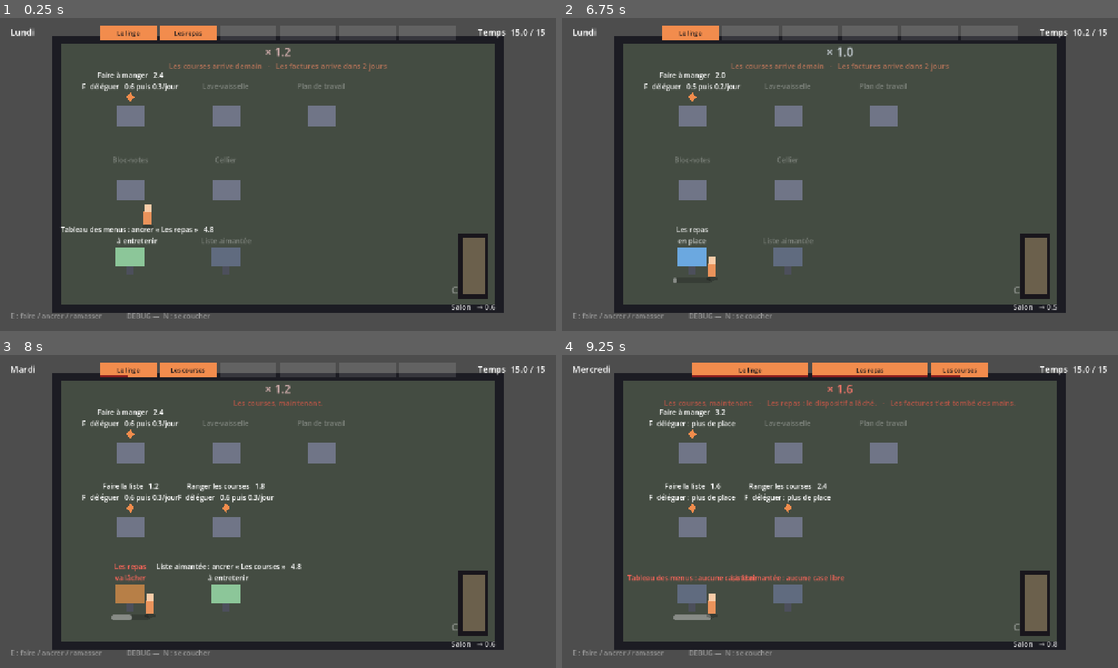
Above: before the commit, frames 1-4 (two rows, left to right).
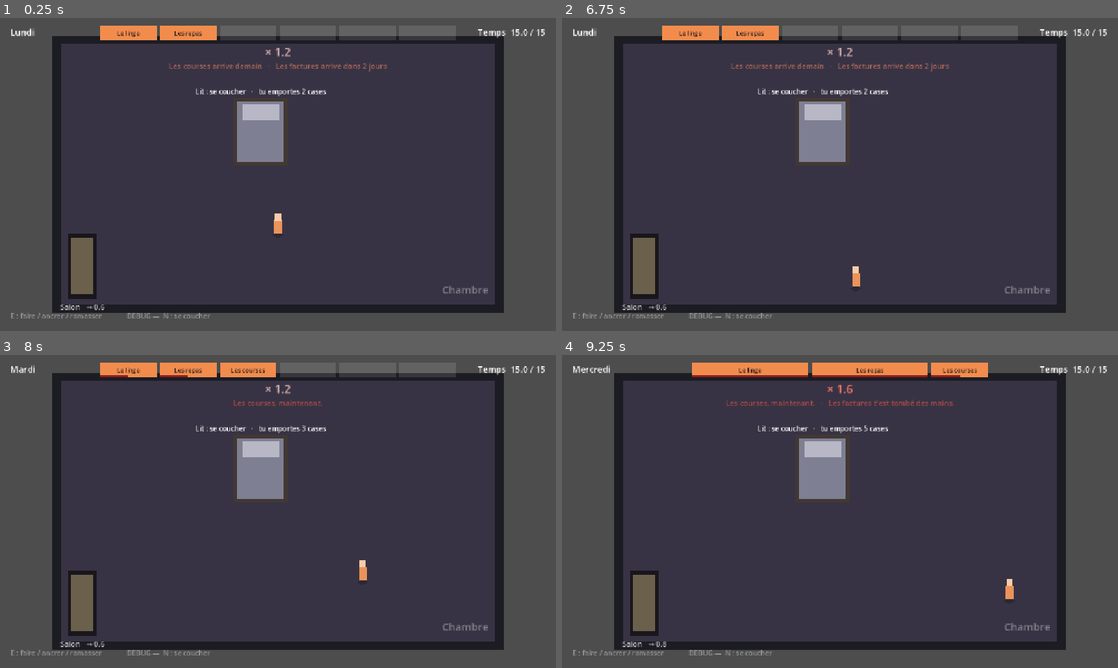
Above: after the commit, the same moments.

Repository: maxoupqg/burn-out-implosion
Game: Godot game, scene res://scenes/main.tscn
Two runs of this game, one before a commit and one after it. Both use one fixed random seed, a clock stepped at 60 frames per second and the inputs below.
Inputs:
- Up to frame 1 (0.25 s): no input
- Up to frame 2 (6.75 s): tap Enter at 0.5 s; hold D (move_right) 0.53-1.28 s; hold Shift (elan) 0.53-1.28 s; tap E (interagir) at 0.8, 1.35, 3.8, 6.6 s; hold S (move_down) 1.28-2.03 s; tap N at 1.55, 2.1, 4.55 s; hold D (move_right) 2.03-2.78 s; tap R at 2.3, 2.85, 6.05 s; hold W (move_up) 2.78-3.53 s; tap Shift (elan) at 3.05, 4.35 s; hold F (deleguer) 3.53-4.28 s; hold A (move_left) 3.53-5 s; click "Encore une semaine" at 5 s; tap Space at 5.75 s; hold S (move_down) 5.78-6.53 s; hold J (frapper) 5.78-6.53 s; hold D (move_right) from 6.53 s (still down)
- Up to frame 3 (8 s): tap Shift (elan) at 6.8 s; release D (move_right) at 7.28 s; hold W (move_up) from 7.28 s (still down); hold E (interagir) from 7.28 s (still down); tap N at 7.35 s
- Up to frame 4 (9.25 s): release W (move_up) at 8.03 s; release E (interagir) at 8.03 s; hold D (move_right) 8.03-8.78 s; tap R at 8.1, 9.05 s; tap N at 8.3 s; hold S (move_down) from 8.78 s (still down); hold Shift (elan) from 8.78 s (still down)

The runs differ from the first frame. In frame 1, 64% of the frame differs, in the area x 10-89%, y 8-94%; in frame 2, 64%; in frame 3, 65%, in the area x 10-89%, y 2-94%; in frame 4, 64%.

Commit message:
On se couche dans sa chambre, et la nuit se joue
Le §16 branché : coucher() se scinde en passer_la_soiree(), la nuit, puis
se_lever(delta). L'ordre est tout l'enjeu — le rêve lit les fils après que
les tensions ont monté, que les dispositifs ont lâché et que les échéances
sont tombées, sinon un prélèvement qui vient de céder se présenterait
comme un mur la nuit même. Le barème du §7 survit sous le nom de
delta_de_nuit_calculee() : c'est désormais le résumé d'une nuit qu'on n'a
pas jouée, et ce que rend la touche N tant que le rêve est mortel.

La nuit est un calque, pas un changement de scène : recharger vers
reve.tscn puis revenir repartirait de la première pièce et perdrait où
l'on dort. Le logement est sorti de l'arbre plutôt que caché — les deux
décors sont centrés sur l'origine, donc un mur caché resterait dans
l'espace physique et le rêveur irait buter dedans sans rien voir. Le HUD,
lui, reste et se contente d'être désactivé : son minuteur de flashs se
fige au lieu de courir, sinon « les factures te sont tombées des mains »
s'annoncerait pendant le rêve et aurait expiré au réveil.

La chambre pend au salon au lieu d'allonger le logement en ligne : la
semaine validée au deuxième playtest ne connaissait pas ce coût, et on ne
la perturbe pas maintenant. Provisoire. Le lit est disponible à toute
heure, sans confirmation, et son étiquette annonce ce qu'on emporte —
jamais ce qu'on va y gagner, puisque le §16 a retiré au coucher son
résultat prévisible. Rien ne tombe par terre dans la chambre : c'est la
seule pièce traversée chaque matin et chaque soir, un fil au sol y serait
impossible à oublier, soit le contraire du §6.

L'arène vide ne se joue pas. Elle n'est pas une nuit facile, c'est
soixante-quinze secondes de marche, et _terminer n'y serait même jamais
atteint. Mais on ne récompense pas l'arène vide, on récompense la tête
vide : une relance ne produit aucun monstre, donc celui qui a tout délégué
se couche l'arène déserte et la tête pleine. Zéro case rend une tête à 7,
quel que soit le point de départ — la nuit vide est la remontée, pas son
premier échelon, sinon le plancher à 4 serait une prison. Elle retombe à 6
dès la nuit suivante s'il y a quelqu'un à affronter : un prêt sur une nuit
vide, pas un palier gagné.

Engine.time_scale revient à 1 en fin de nuit. Le proto autonome le cachait,
son rechargement remettant tout à zéro ; en calque, mourir pendant un
hitstop rendait le logement à ×0,04.

Connu et non corrigé : l'ancré gagne toujours la nuit d'un seul appui.

Co-Authored-By: Claude Opus 4.6 <noreply@anthropic.com>

Diff:
--- /dev/null
+++ b/scenes/lit.tscn
@@ -0,0 +1,41 @@
+[gd_scene load_steps=3 format=3]
+
+[ext_resource type="Script" path="res://scripts/lit.gd" id="1_lit"]
+
+[sub_resource type="CircleShape2D" id="CircleShape2D_portee"]
+radius = 46.0
+
+[node name="Lit" type="Area2D"]
+script = ExtResource("1_lit")
+
+[node name="Cadre" type="Polygon2D" parent="."]
+color = Color(0.26, 0.22, 0.2, 1)
+polygon = PackedVector2Array(-62, -96, 62, -96, 62, 60, -62, 60)
+
+[node name="Matelas" type="Polygon2D" parent="."]
+color = Color(0.5, 0.5, 0.58, 1)
+polygon = PackedVector2Array(-54, -88, 54, -88, 54, 52, -54, 52)
+
+[node name="Oreiller" type="Polygon2D" parent="."]
+color = Color(0.72, 0.72, 0.78, 1)
+polygon = PackedVector2Array(-42, -80, 42, -80, 42, -46, -42, -46)
+
+[node name="CollisionShape2D" type="CollisionShape2D" parent="."]
+position = Vector2(0, -18)
+shape = SubResource("CircleShape2D_portee")
+
+[node name="Etiquette" type="Label" parent="."]
+offset_left = -180.0
+offset_top = -152.0
+offset_right = 180.0
+offset_bottom = -100.0
+theme_override_font_sizes/font_size = 16
+horizontal_alignment = 1
+vertical_alignment = 2
+
+[node name="Barre" type="ProgressBar" parent="."]
+offset_left = -44.0
+offset_top = 68.0
+offset_right = 44.0
+offset_bottom = 80.0
+show_percentage = false
--- /dev/null
+++ b/scenes/pieces/chambre.tscn
@@ -0,0 +1,67 @@
+[gd_scene load_steps=5 format=3]
+
+[ext_resource type="Script" path="res://scripts/piece.gd" id="1_piece"]
+[ext_resource type="PackedScene" path="res://scenes/porte.tscn" id="2_porte"]
+[ext_resource type="PackedScene" path="res://scenes/lit.tscn" id="3_lit"]
+
+[sub_resource type="RectangleShape2D" id="RectangleShape2D_h"]
+size = Vector2(1040, 20)
+
+[node name="Chambre" type="Node2D"]
+y_sort_enabled = true
+script = ExtResource("1_piece")
+piece_id = "chambre"
+nom_piece = "Chambre"
+depart = Vector2(0, 140)
+
+[node name="Murs" type="Polygon2D" parent="."]
+z_index = -11
+color = Color(0.11, 0.11, 0.14, 1)
+polygon = PackedVector2Array(-520, -320, 520, -320, 520, 320, -520, 320)
+
+[node name="Sol" type="Polygon2D" parent="."]
+z_index = -10
+color = Color(0.22, 0.2, 0.27, 1)
+polygon = PackedVector2Array(-500, -300, 500, -300, 500, 300, -500, 300)
+
+[node name="Nom" type="Label" parent="."]
+z_index = -9
+offset_left = 184.0
+offset_top = 248.0
+offset_right = 484.0
+offset_bottom = 284.0
+theme_override_colors/font_color = Color(1, 1, 1, 0.35)
+theme_override_font_sizes/font_size = 24
+text = "Chambre"
+horizontal_alignment = 2
+
+[node name="Bounds" type="StaticBody2D" parent="."]
+
+[node name="Haut" type="CollisionShape2D" parent="Bounds"]
+position = Vector2(0, -310)
+shape = SubResource("RectangleShape2D_h")
+
+[node name="Bas" type="CollisionShape2D" parent="Bounds"]
+position = Vector2(0, 310)
+shape = SubResource("RectangleShape2D_h")
+
+[node name="Gauche" type="CollisionShape2D" parent="Bounds"]
+position = Vector2(-510, 0)
+rotation = 1.5707963
+shape = SubResource("RectangleShape2D_h")
+
+[node name="Droite" type="CollisionShape2D" parent="Bounds"]
+position = Vector2(510, 0)
+rotation = 1.5707963
+shape = SubResource("RectangleShape2D_h")
+
+[node name="Lit" parent="." instance=ExtResource("3_lit")]
+position = Vector2(-40, -80)
+
+[node name="Portes" type="Node2D" parent="."]
+
+[node name="VersSalon" parent="Portes" instance=ExtResource("2_porte")]
+position = Vector2(-450, 210)
+vers = "salon"
+nom_destination = "Salon"
+decalage_arrivee = Vector2(150, 0)
--- a/scenes/pieces/salon.tscn
+++ b/scenes/pieces/salon.tscn
@@ -104,3 +104,9 @@
 vers = "salle_de_bain"
 nom_destination = "Salle de bain"
 decalage_arrivee = Vector2(-150, 0)
+
+[node name="VersChambre" parent="Portes" instance=ExtResource("4_porte")]
+position = Vector2(330, -250)
+vers = "chambre"
+nom_destination = "Chambre"
+decalage_arrivee = Vector2(0, 140)
--- a/scenes/reve.tscn
+++ b/scenes/reve.tscn
@@ -11,6 +11,7 @@
 
 [node name="Reve" type="Node2D" unique_id=1503135457]
 script = ExtResource("1_reve")
+contenu_de_test = false
 
 [node name="Monde" type="Node2D" parent="." unique_id=1614143329]
 y_sort_enabled = true
--- a/scripts/contenu.gd
+++ b/scripts/contenu.gd
@@ -13,8 +13,12 @@
 const DOSSIER_FILS := "res://donnees/fils"
 const DOSSIER_TACHES := "res://donnees/taches"
 
-## Les pièces du logement, dans l'ordre du plan : Cuisine ↔ Salon ↔ Salle de
-## bain. Aller de la cuisine à la salle de bain se paie donc deux fois (§9).
+## Où un fil lâché peut tomber. Le plan complet est Cuisine ↔ Salon ↔ Salle de
+## bain, plus la Chambre qui pend au salon — mais la chambre n'est pas là.
+##
+## Elle est la seule pièce qu'on traverse forcément, matin et soir : un fil
+## tombé dedans serait revu tous les jours, donc jamais oublié. Ce serait
+## l'exact contraire du §6, dont tout l'intérêt est de ne pas savoir où.
 const PIECES := ["cuisine", "salon", "salle_de_bain"]
 
 
--- /dev/null
+++ b/scripts/lit.gd
@@ -0,0 +1,57 @@
+class_name Lit
+extends Interactif
+
+## Aller se coucher (§7). Le seul meuble qui ne coûte rien et qui décide de
+## tout : c'est lui qui met fin à la journée, et depuis le §16 c'est lui qui
+## ouvre la nuit.
+##
+## **Disponible à toute heure, et c'est le point.** Le §7 veut que l'heure du
+## coucher soit une décision — « ma dernière unité de temps : une tâche de plus,
+## ou fermer un fil pour dormir correctement ? ». Se coucher à midi doit donc
+## rester possible, avec tout ce que ça abandonne. Le lit ne refuse jamais.
+##
+## Il ne fait pas le travail lui-même : il le demande. La nuit se monte au
+## niveau de la scène de jeu, qui seule peut endormir le monde.
+
+const COULEUR_DRAP := Color(0.5, 0.5, 0.58)
+const COULEUR_DRAP_FINIE := Color(0.3, 0.3, 0.34)
+
+## On va se coucher. C'est `main.gd` qui décide de ce qui se passe ensuite —
+## une nuit jouée, ou le barème du §7.
+signal coucher_demande
+
+@onready var _matelas: Polygon2D = $Matelas
+
+
+func disponible() -> bool:
+	return not Partie.finie
+
+
+func _executer() -> float:
+	coucher_demande.emit()
+	# Gratuit : la journée est finie, il n'y a plus rien avec quoi la payer.
+	return 0.0
+
+
+func rafraichir() -> void:
+	if Partie.finie:
+		_matelas.color = COULEUR_DRAP_FINIE
+		_etiquette.text = ""
+		return
+
+	_matelas.color = COULEUR_DRAP
+	_etiquette.modulate = Color(1, 1, 1)
+
+	# On annonce ce qu'on emporte, jamais ce qu'on va y gagner.
+	#
+	# Le §7 mettait sa ligne *après* la nuit : « nuit agitée — 5 cases demain ».
+	# Depuis le §16 la nuit se joue, donc ce résultat n'est plus promis à
+	# personne, et l'annoncer serait mentir. La déplacer *avant* la décision est
+	# de toute façon plus fort : ça transforme un bilan en choix.
+	var cases := Partie.cases_occupees()
+	if cases == 0:
+		_etiquette.text = "Lit : se coucher   ·   la tête est vide"
+	else:
+		_etiquette.text = "Lit : se coucher   ·   tu emportes %d case%s" % [
+			cases, "s" if cases > 1 else "",
+		]
--- a/scripts/main.gd
+++ b/scripts/main.gd
@@ -9,22 +9,30 @@
 ## il ne dit pas où. Pour le récupérer, il faut se souvenir, marcher, et payer.
 
 const SCENE_FIL_AU_SOL := preload("res://scenes/fil_au_sol.tscn")
+const SCENE_REVE := preload("res://scenes/reve.tscn")
 
 const PIECES := {
 	"cuisine": preload("res://scenes/pieces/cuisine.tscn"),
 	"salon": preload("res://scenes/pieces/salon.tscn"),
 	"salle_de_bain": preload("res://scenes/pieces/salle_de_bain.tscn"),
+	"chambre": preload("res://scenes/pieces/chambre.tscn"),
 }
 
-const PIECE_DEPART := "cuisine"
+## On se réveille où l'on s'est couché. La chambre est donc le premier et le
+## dernier écran de chaque journée, et elle pend au salon : sortir du lit coûte
+## un couloir, y retourner aussi. C'est le prix de la journée, tous les jours.
+const PIECE_DEPART := "chambre"
 
 var _piece: Piece = null
 ## Une porte peut être touchée plusieurs fois dans la même frame (deux corps,
 ## deux zones). On ne paie qu'un seul couloir.
 var _en_transition: bool = false
-
+var _nuit: Reve = null
+
+@onready var _camera: Camera2D = $Camera
 @onready var _monde: Node2D = $Monde
 @onready var _joueur: CharacterBody2D = $Monde/Player
+@onready var _hud: CanvasLayer = $HUD
 
 
 func _ready() -> void:
@@ -53,6 +61,10 @@
 		porte.monitoring = false
 		porte.franchie.connect(_sur_porte_franchie)
 
+	var couchage := _piece.lit()
+	if couchage != null:
+		couchage.coucher_demande.connect(_sur_coucher_demande)
+
 	_monde.add_child(_piece)
 
 	_joueur.global_position = _piece.point_arrivee(depuis)
@@ -85,6 +97,72 @@
 	var depuis := _piece.piece_id if _piece != null else ""
 	Partie.changer_de_piece()
 	_entrer(vers, depuis)
+
+
+# --- La nuit ----------------------------------------------------------------
+
+func _sur_coucher_demande() -> void:
+	if _nuit != null or Partie.finie:
+		return
+	# On est dans la propagation d'entrée d'un nœud du monde qu'on s'apprête à
+	# endormir. On ne touche pas à l'arbre maintenant.
+	_passer_la_nuit.call_deferred()
+
+
+## La nuit est un calque, pas un changement de scène (§16). Recharger vers
+## `reve.tscn` puis revenir repartirait de la première pièce et perdrait où l'on
+## dort — or on se réveille dans son lit, pas dans la cuisine.
+##
+## Le monde est mis en sommeil plutôt que simplement caché : il continuerait
+## sinon à marcher dans le noir, à franchir des portes et à payer les couloirs —
+## et surtout ses murs resteraient dans l'espace physique, où le rêveur irait
+## buter dedans sans rien voir. Les deux décors se superposent à l'origine.
+func _passer_la_nuit() -> void:
+	# La soirée d'abord, et c'est tout l'enjeu de l'ordre : le rêve lit l'état
+	# des fils *après* que les tensions ont monté, que les dispositifs ont lâché
+	# et que les échéances sont tombées. Un prélèvement qui vient de céder ne
+	# doit pas se présenter comme un mur la nuit même.
+	Partie.passer_la_soiree()
+
+	_endormir(true)
+
+	_nuit = SCENE_REVE.instantiate()
+	_nuit.nuit_finie.connect(_sur_nuit_finie)
+	add_child(_nuit)
+
+
+func _sur_nuit_finie(delta: int, paisible: bool) -> void:
+	_reveiller.call_deferred(delta, paisible)
+
+
+func _reveiller(delta: int, paisible: bool) -> void:
+	remove_child(_nuit)
+	_nuit.queue_free()
+	_nuit = null
+
+	# Le monde revient d'abord, la journée ensuite : `se_lever` fait tomber des
+	# fils, et il faut que le logement soit là pour les recevoir.
+	_endormir(false)
+	_camera.make_current()
+	Partie.se_lever(delta, paisible)
+
+
+## Endormir le logement, c'est le sortir de l'arbre — pas le cacher. Un corps
+## caché collisionne toujours ; hors de l'arbre, il quitte l'espace physique,
+## ne processe plus et ne reçoit plus rien. On garde la référence, donc l'état :
+## on se réveille exactement où l'on s'est couché.
+##
+## Le HUD, lui, reste et se contente d'être désactivé. C'est voulu : son minuteur
+## de flashs se fige au lieu de courir, sinon « les factures te sont tombées des
+## mains » s'annoncerait pendant le rêve et aurait expiré au réveil.
+func _endormir(dort: bool) -> void:
+	if dort:
+		remove_child(_monde)
+	else:
+		add_child(_monde)
+
+	_hud.process_mode = Node.PROCESS_MODE_DISABLED if dort else Node.PROCESS_MODE_INHERIT
+	_hud.visible = not dort
 
 
 # --- Fils au sol ------------------------------------------------------------
@@ -136,12 +214,15 @@
 
 # --- DEBUG — à retirer ------------------------------------------------------
 
+## N : passer la nuit sans la jouer, où qu'on soit. Tant que le rêve n'est pas
+## jouable (deux runs, deux morts), brancher sec rendrait le jour intestable :
+## chaque journée finirait par une nuit ratée. On retombe sur le barème du §7.
 func _unhandled_key_input(event: InputEvent) -> void:
 	var touche := event as InputEventKey
 	if touche == null or not touche.pressed or touche.echo:
 		return
 
-	if touche.keycode == KEY_N:
+	if touche.keycode == KEY_N and _nuit == null:
 		Partie.coucher()
 		_poser_les_fils_de_la_piece()
 		print("Jour %d — %d cases pour %d slots." % [
--- a/scripts/partie.gd
+++ b/scripts/partie.gd
@@ -541,14 +541,15 @@
 
 # --- Fin de journée ----------------------------------------------------------
 
-## Fin de journée (§7). La nuit n'est pas une scène, c'est ce calcul :
-## le nombre de fils portés au coucher fixe la taille de la tête du lendemain.
-##
-## L'ordre compte, les effets se propagent : ce qu'on laisse traîner enfle,
-## puis les dispositifs usés lâchent, puis les échéances tombent sur ce qui
-## reste à découvert, puis la nuit se règle sur ce qu'on emporte au lit — et
-## seulement après, demain arrive.
-func coucher() -> void:
+## La soirée (§7, étapes 1 à 4). Tout ce qui se règle sur la journée écoulée :
+## ce qu'on laisse traîner enfle, puis les dispositifs usés lâchent, puis les
+## échéances tombent sur ce qui reste à découvert, puis ce qui dort au sol
+## pourrit. L'ordre compte, les effets se propagent.
+##
+## C'est l'état obtenu ici que le rêve va lire (§16). Ce découpage n'est donc
+## pas une commodité : un prélèvement automatique qui vient de céder ne doit pas
+## se présenter comme un mur dans le rêve de la nuit même.
+func passer_la_soiree() -> void:
 	if finie:
 		return
 
@@ -608,15 +609,57 @@
 			if fil.jours_au_sol >= 2:
 				fil.tension = Fil.TENSION_SEUIL
 
-	# 5. La nuit se règle sur ce qu'on emporte au lit — avant que demain
+
+## Ce que la nuit rend quand on ne l'a pas jouée. C'était la règle du §7 ; le
+## §16 l'a dégradée au rang de *résumé d'une nuit qu'on n'a pas vue*. Elle sert
+## encore, et il faut qu'elle serve : un rêve interrompu, sauté, ou une journée
+## qu'on teste sans passer par le lit doivent quand même rendre un nombre de
+## cases défendable.
+func delta_de_nuit_calculee() -> int:
+	var portees := cases_occupees()
+	if portees <= reglages.seuil_nuit_calme:
+		return 1
+	if portees >= reglages.seuil_nuit_charge:
+		return -1
+	return 0
+
+
+## Le lendemain (§7, étapes 5 à 8). `delta` est le nombre de cases que la nuit a
+## rendu : du rêve s'il a été joué, du barème sinon.
+##
+## `paisible` dit qu'il n'y avait rien du tout cette nuit-là — ni monstre à
+## affronter, ni case occupée. C'est le seul cas qui donne droit au plafond haut,
+## et c'est la moitié montante de la spirale : la journée parfaite est la seule
+## chose au monde qui agrandit la tête.
+##
+## Elle ne l'agrandit pas d'un cran, elle la remet à neuf : une nuit vide rend 7
+## qu'on soit parti de 6 ou du plancher. Sinon la sortie du bas serait fermée —
+## à 4 cases, se coucher la tête vide demande une journée que 4 cases ne
+## permettent plus de faire, et il faudrait trois nuits parfaites d'affilée pour
+## remonter. La nuit vide *est* la remontée, pas son premier échelon.
+##
+## La septième case ne vaut que pour la journée qui suit cette nuit-là. Elle
+## n'est pas acquise : dès qu'il y a eu quelqu'un à affronter, le plafond
+## redevient 6 et la case s'en va, quel qu'ait été le résultat du combat. C'est
+## un prêt sur une nuit vide, pas un palier gagné.
+##
+## Le clamp est ici et nulle part ailleurs. Le rêve propose un nombre, il ne
+## décide jamais des bornes — c'est ce qui garantit qu'aucune nuit, si héroïque
+## soit-elle, ne peut sortir du monde par le haut.
+func se_lever(delta: int, paisible: bool = false) -> void:
+	if finie:
+		return
+
+	# 5. La nuit se règle sur ce qu'on a emporté au lit — avant que demain
 	#    n'apporte ses propres fils.
-	var portees := cases_occupees()
-	var delta := 0
-	if portees <= reglages.seuil_nuit_calme:
-		delta = 1
-	elif portees >= reglages.seuil_nuit_charge:
-		delta = -1
-	slots = clampi(slots + delta, reglages.slots_plancher, reglages.slots_base)
+	# Le plafond du jour, pas celui d'hier : une nuit ordinaire rabote la
+	# septième case même si elle s'est bien passée. Il faut une nouvelle nuit
+	# vide pour la ravoir. Et la nuit vide ne compte pas ses cases : elle pose
+	# le chiffre, `delta` n'a plus rien à dire.
+	if paisible:
+		slots = reglages.slots_nuit_paisible
+	else:
+		slots = clampi(slots + delta, reglages.slots_plancher, reglages.slots_plafond)
 
 	jour += 1
 
@@ -675,3 +718,11 @@
 	elif jour > reglages.jours_semaine:
 		finie = true
 		partie_finie.emit("semaine")
+
+
+## Une journée entière sans rêve : la soirée, le barème, le lendemain. C'est le
+## §7 tel qu'il était avant que la nuit devienne jouable, et c'est ce qui permet
+## de continuer à playtester le jour seul pendant que le rêve se règle.
+func coucher() -> void:
+	passer_la_soiree()
+	se_lever(delta_de_nuit_calculee())
--- a/scripts/piece.gd
+++ b/scripts/piece.gd
@@ -28,6 +28,16 @@
 	_nom.text = nom_piece
 
 
+## Le lit, s'il y en a un ici. Une seule pièce en a un, et c'est elle qui
+## termine la journée : la scène de jeu s'y branche en entrant, comme elle se
+## branche aux portes.
+func lit() -> Lit:
+	for enfant in get_children():
+		if enfant is Lit:
+			return enfant
+	return null
+
+
 func portes() -> Array[Porte]:
 	var liste: Array[Porte] = []
 	for enfant in $Portes.get_children():
--- a/scripts/reglages.gd
+++ b/scripts/reglages.gd
@@ -22,11 +22,27 @@
 @export var jours_semaine: int = 7
 
 @export_group("Cases")
-## Taille de la tête au départ, et plafond : une bonne nuit ne rend jamais plus
-## de place qu'on n'en avait au premier jour.
+## Taille de la tête au départ.
 @export var slots_base: int = 6
-## Et le plancher : même la pire semaine laisse de quoi porter quelque chose.
+## Le plancher : même la pire semaine laisse de quoi porter quelque chose. Ce
+## n'est pas une falaise, c'est un élastique qui tire fort.
 @export var slots_plancher: int = 4
+## Le plafond ordinaire. Une nuit gagnée rend de la place, jamais plus que ce
+## qu'on avait au premier jour.
+@export var slots_plafond: int = 6
+## La taille rendue par une nuit paisible — celle où il n'y avait *rien* : aucun
+## monstre à affronter et aucune case occupée. Ce n'est pas un plafond, c'est un
+## chiffre posé : on se réveille à ce nombre qu'on soit parti de 6 ou du
+## plancher, et il retombe au plafond ordinaire dès la nuit suivante.
+##
+## C'est la seule porte vers une tête plus grande qu'au départ, et c'est la
+## moitié montante de la spirale : mieux dormi, donc plus de place, donc des
+## journées qu'on tient, donc mieux dormi — jusqu'à ce qu'un fil de trop arrive.
+## La difficulté d'y accéder est une affaire de contenu, pas de règle : c'est le
+## calendrier des arrivées qui décide si une journée à zéro est atteignable.
+##
+## L'égaler à `slots_plafond` supprime la spirale montante sans rien casser.
+@export var slots_nuit_paisible: int = 7
 ## Au coucher, porter ce nombre de cases ou moins rend une case le lendemain.
 @export var seuil_nuit_calme: int = 2
 ## En porter autant ou plus en coûte une.
--- a/scripts/reve/reve.gd
+++ b/scripts/reve/reve.gd
@@ -1,3 +1,4 @@
+class_name Reve
 extends Node2D
 
 ## Le prototype gris du dream system (§16, §17).
@@ -12,8 +13,17 @@
 ## progression. La §16 les a refusés, et un proto qui en contient ne répond plus
 ## à la question posée — il répond « oui c'est fun », mais grâce au butin.
 ##
-## La nuit ne touche pas à `Partie`. Elle affiche ce qu'elle aurait rendu.
-## Le branchement sur `coucher()` viendra quand les verbes seront tranchés.
+## La nuit ne touche jamais à `Partie` elle-même : elle *propose* un nombre de
+## cases par `nuit_finie`, et c'est `partie.gd` qui l'applique et le borne. Le
+## rêve ne connaît donc ni le plancher à 4 ni le plafond à 6 — il ne peut pas
+## les franchir même en le voulant.
+##
+## Elle se joue de deux façons : lancée seule (F6) pour régler le ressenti, ou
+## montée en calque au-dessus de `main.tscn` quand on va se coucher.
+
+## Ce que la nuit rend au réveil : des cases, et rien d'autre (§16). `paisible`
+## dit qu'il n'y avait rien du tout — c'est ce qui ouvre le plafond haut.
+signal nuit_finie(delta: int, paisible: bool)
 
 ## Durée d'une nuit, en secondes. Le curseur le plus important du proto : c'est
 ## lui qui décide si on nettoie tout ou si on doit choisir.
@@ -51,12 +61,19 @@
 var _finie: bool = false
 var _reveille: bool = false
 var _en_hitstop: bool = false
+## Ce que la nuit va rendre, une fois qu'on aura accusé réception du bilan.
+var _delta: int = 0
+var _paisible: bool = false
+var _attend_reveil: bool = false
 
 @onready var _monde: Node2D = $Monde
 ## Posé dans la scène, pas construit en code : c'est la seule façon d'avoir ses
 ## curseurs de ressenti — portée, cône, cadence, élan — dans l'inspecteur, et
 ## c'est là qu'on passe la session à les bouger.
 @onready var _reveur: Reveur = $Monde/Reveur
+## En calque au-dessus du jeu, deux caméras coexistent : celle du logement et
+## celle-ci. Le rêve prend la vue en arrivant, et la rend au réveil.
+@onready var _camera: Camera2D = $Monde/Reveur/Camera2D
 @onready var _horloge: Label = $Interface/Horloge
 @onready var _jauge: ColorRect = $Interface/Jauge
 @onready var _resultat: Label = $Interface/Resultat
@@ -67,10 +84,14 @@
 	Engine.time_scale = 1.0
 	_reste = duree_nuit
 	_resultat.hide()
+	_camera.make_current()
 	_reveur.a_frappe.connect(_sur_frappe)
 	_reveur.touche.connect(_sur_touche)
 	_peupler()
 	_maj_horloge()
+
+	if _monstres.is_empty():
+		_nuit_sans_reve()
 
 
 func _process(delta: float) -> void:
@@ -156,16 +177,75 @@
 	return Monstre.Genre.CORVEE
 
 
+## Rien à affronter : on ne fait pas jouer ça.
+##
+## Une arène vide n'est pas une nuit facile, c'est soixante-quinze secondes de
+## marche — et `_terminer` n'y serait même jamais atteint, puisqu'il n'est
+## appelé que par un monstre abattu, un contact, un réveil ou l'horloge.
+##
+## Deux nuits très différentes se cachent là-dessous, et c'est pourquoi on ne
+## récompense pas l'arène vide mais la tête vide : **une relance ne produit
+## aucun monstre**. Le §16 lui donne un mur pour un fil ancré, une chose sans
+## nom pour un fil au sol, et rien du tout pour ce qu'on a passé à quelqu'un.
+## Celui qui a tout délégué se couche donc l'arène déserte et la tête pleine :
+## il n'a personne à affronter, il n'a pas pour autant bien dormi.
+func _nuit_sans_reve() -> void:
+	_finie = true
+	_reveur.set_physics_process(false)
+
+	# Rien à montrer : ni décor, ni horloge, ni aide. Une ligne sur du noir.
+	_monde.hide()
+	for enfant in $Interface.get_children():
+		enfant.visible = enfant == _resultat
+
+	_paisible = Partie.cases_occupees() == 0
+	# La nuit paisible ne se compte pas, elle pose le chiffre : `delta` ne sert
+	# alors à rien et `Partie` l'ignore. Le barème ne parle que de l'autre cas,
+	# celui de la tête pleine sans personne en face.
+	_delta = 0 if _paisible else Partie.delta_de_nuit_calculee()
+	_attend_reveil = true
+
+	var texte := ""
+	var effet := ""
+	if _paisible:
+		texte = "Nuit paisible.\n\nIl n'y avait rien à porter."
+		effet = "%d cases demain" % Partie.reglages.slots_nuit_paisible
+	else:
+		texte = "Personne à affronter.\n\nTu as quand même mal dormi."
+		effet = "%+d case demain" % _delta
+
+	_resultat.text = "%s\n\n%s\n\n%s" % [
+		texte, effet, "R — recommencer" if _autonome() else "E — se lever",
+	]
+	_resultat.show()
+
+
 # --- Jeu ---------------------------------------------------------------------
 
 func _unhandled_input(event: InputEvent) -> void:
+	# Avant tout le reste : sinon l'appui qui vient de déclencher un ancré, et
+	# de vider la salle du même coup, servirait aussi à se lever.
+	if _attend_reveil:
+		if event.is_action_pressed("interagir"):
+			_attend_reveil = false
+			nuit_finie.emit(_delta, _paisible)
+		return
+
 	if event.is_action_pressed("interagir") and not _finie:
 		_utiliser_ancre()
 
 	# Un proto se rejoue vingt fois de suite : la relance doit être immédiate.
+	# Mais en calque au-dessus du jeu, la scène courante est `main.tscn` : on
+	# rechargerait la partie entière au lieu de la nuit.
 	var touche := event as InputEventKey
 	if touche != null and touche.pressed and not touche.echo and touche.keycode == KEY_R:
-		get_tree().reload_current_scene()
+		if _autonome():
+			get_tree().reload_current_scene()
+
+
+## Vrai quand on lance `reve.tscn` toute seule pour régler le ressenti.
+func _autonome() -> bool:
+	return get_tree().current_scene == self
 
 
 func _utiliser_ancre() -> void:
@@ -242,31 +322,36 @@
 	_jauge.size.x = 320.0 * clampf(_reste / duree_nuit, 0.0, 1.0)
 
 
-## Ce que la nuit rend : des cases, et rien d'autre (§16). Le plancher à 4 et le
-## plafond à 6 restent le plafond du monde — une nuit héroïque ne donne pas 8.
+## Ce que la nuit rend : des cases, et rien d'autre (§16). Le résultat n'est pas
+## appliqué ici — il attend qu'on le lise, puis part dans `nuit_finie`.
 func _terminer() -> void:
 	if _finie:
 		return
 	_finie = true
+
+	# Une nuit peut se terminer en plein figement. Sans ça, le logement rouvrirait
+	# au ralenti et on chercherait longtemps pourquoi.
+	Engine.time_scale = 1.0
 
 	for monstre in _monstres:
 		if is_instance_valid(monstre):
 			monstre.set_physics_process(false)
 	_reveur.set_physics_process(false)
 
-	var delta := 0
 	var pourquoi := ""
 	if _reveille:
-		delta = -1
+		_delta = -1
 		pourquoi = "Quelque chose t'a rattrapé. Tu ne sais toujours pas quoi."
 	elif _abattus >= _a_nettoyer:
-		delta = 1
+		_delta = 1
 		pourquoi = "Nuit blanche au sens propre : il ne restait rien."
 	else:
-		delta = 0
+		_delta = 0
 		pourquoi = "Le jour s'est levé sur ce qui traînait encore."
 
-	_resultat.text = "%s\n\n%d / %d abattus\n\n%s case demain\n\nR — recommencer" % [
-		pourquoi, _abattus, _a_nettoyer, "%+d" % delta,
+	_attend_reveil = true
+	_resultat.text = "%s\n\n%d / %d abattus\n\n%s case demain\n\n%s" % [
+		pourquoi, _abattus, _a_nettoyer, "%+d" % _delta,
+		"R — recommencer" if _autonome() else "E — se lever",
 	]
 	_resultat.show()
Not shown, added: scripts/lit.gd.uid
Not shown, changed: poc-charge-mentale.md
